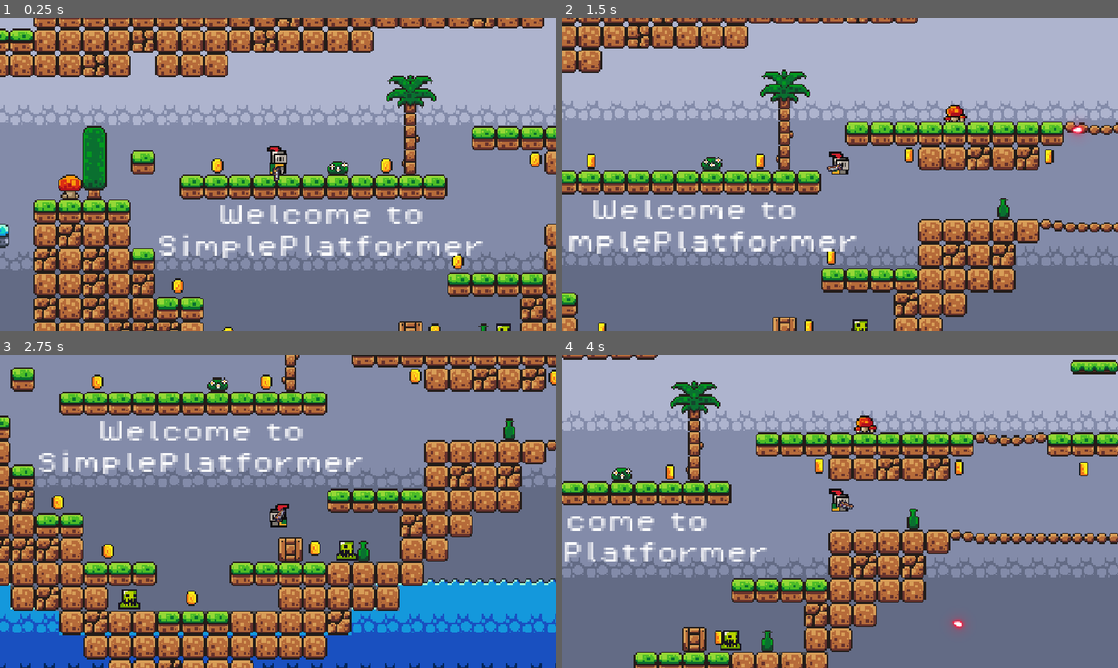
Above: before the commit, frames 1-4 (two rows, left to right).
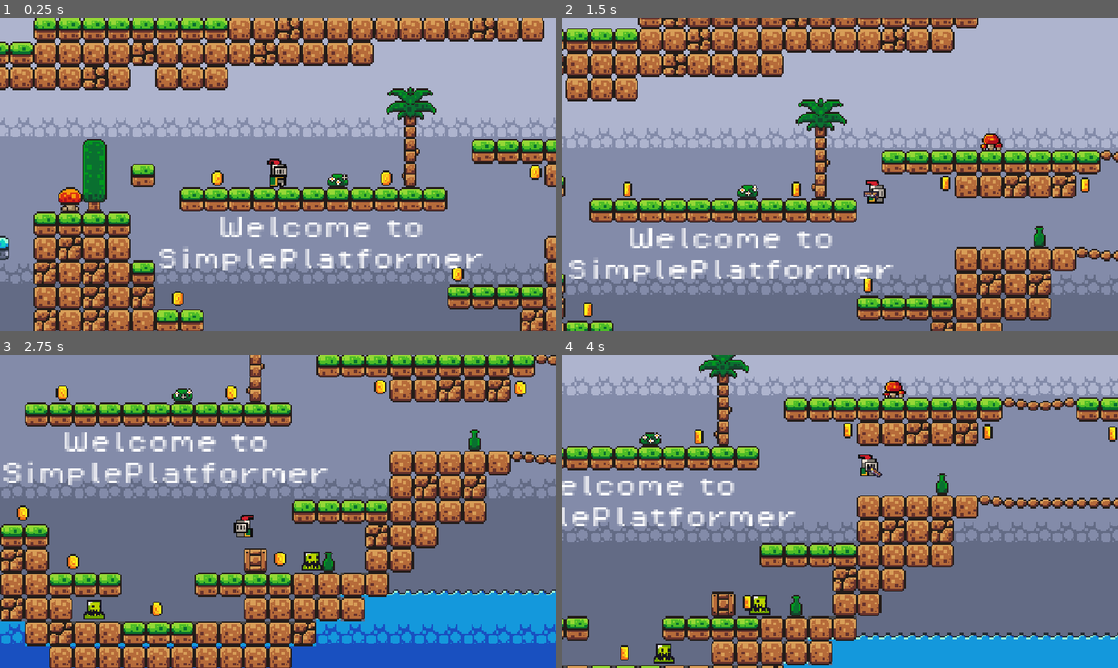
Above: after the commit, the same moments.

Repository: TohidEq/uni-godot-games
Game: Godot game, scene res://scenes/game.tscn
Two runs of this game, one before a commit and one after it. Both use one fixed random seed, a clock stepped at 60 frames per second and the inputs below.
Inputs (mouse positions are in pixels of both pictures, inside the frame that each line leads up to):
- Up to frame 1 (0.25 s): no input
- Up to frame 2 (1.5 s): move the mouse to (962, 158) at 0.52 s; hold D (move_right) from 0.53 s (still down); click (962, 158) at 0.6 s; tap Space (jump) at 0.77 s; tap 1 (select_gun, bound only after the commit) at 0.8, 1.35 s; move the mouse to (728, 190) at 1.27 s
- Up to frame 3 (2.75 s): tap Space (jump) at 1.52 s; tap 3 (select_nothing, bound only after the commit) at 1.55, 2.1 s; move the mouse to (333, 442) at 2.02 s; release D (move_right) at 2.03 s; hold A (move_left) from 2.03 s (still down); tap 2 (select_sword, bound only after the commit) at 2.3 s
- Up to frame 4 (4 s): move the mouse to (812, 574) at 2.77 s; release A (move_left) at 2.78 s; hold D (move_right) from 2.78 s (still down); tap 2 (select_sword, bound only after the commit) at 2.85 s; tap Space (jump) at 3.02, 3.77 s; click (812, 574) at 3.05 s; move the mouse to (1006, 558) at 3.52 s; click (1006, 558) at 3.6 s; tap 1 (select_gun, bound only after the commit) at 3.8 s

The runs differ from the first frame. In frame 1, 43% of the frame differs, in the area x 0-100%, y 0-100%; in frame 2, 54%; in frame 3, 53%; in frame 4, 57%.

Commit message:
Bullet destroy

Diff:
--- a/simple-platformer/project.godot
+++ b/simple-platformer/project.godot
@@ -49,6 +49,21 @@
 "events": [Object(InputEventMouseButton,"resource_local_to_scene":false,"resource_name":"","device":-1,"window_id":0,"a …(253 unchanged characters)…
 ]
 }
+select_gun={
+"deadzone": 0.2,
+"events": [Object(InputEventKey,"resource_local_to_scene":false,"resource_name":"","device":-1,"window_id":0,"alt_pressed":false,"shift_pressed":false,"ctrl_pressed":false,"meta_pressed":false,"pressed":false,"keycode":0,"physical_keycode":49,"key_label":0,"unicode":49,"location":0,"echo":false,"script":null)
+]
+}
+select_sword={
+"deadzone": 0.2,
+"events": [Object(InputEventKey,"resource_local_to_scene":false,"resource_name":"","device":-1,"window_id":0,"alt_pressed":false,"shift_pressed":false,"ctrl_pressed":false,"meta_pressed":false,"pressed":false,"keycode":0,"physical_keycode":50,"key_label":0,"unicode":50,"location":0,"echo":false,"script":null)
+]
+}
+select_nothing={
+"deadzone": 0.2,
+"events": [Object(InputEventKey,"resource_local_to_scene":false,"resource_name":"","device":-1,"window_id":0,"alt_pressed":false,"shift_pressed":false,"ctrl_pressed":false,"meta_pressed":false,"pressed":false,"keycode":0,"physical_keycode":51,"key_label":0,"unicode":51,"location":0,"echo":false,"script":null)
+]
+}
 
 [rendering]
 
--- a/simple-platformer/scenes/bullet.tscn
+++ b/simple-platformer/scenes/bullet.tscn
@@ -1,7 +1,75 @@
-[gd_scene load_steps=3 format=3 uid="uid://rojn4j1oharl"]
+[gd_scene load_steps=8 format=3 uid="uid://rojn4j1oharl"]
 
 [ext_resource type="Texture2D" uid="uid://bubll46ug1jcs" path="res://assets/sprites/bullets/02.png" id="1_mkf8s"]
 [ext_resource type="Script" uid="uid://cqufkqlwc26x0" path="res://scripts/bullet.gd" id="1_y25gk"]
+[ext_resource type="AudioStream" uid="uid://c1p1f8nsfrovk" path="res://assets/sounds/tap.wav" id="3_l5glv"]
+
+[sub_resource type="CircleShape2D" id="CircleShape2D_y25gk"]
+radius = 1.0
+
+[sub_resource type="Animation" id="Animation_eoqba"]
+resource_name = "hitted"
+tracks/0/type = "value"
+tracks/0/imported = false
+tracks/0/enabled = true
+tracks/0/path = NodePath("hitted:playing")
+tracks/0/interp = 1
+tracks/0/loop_wrap = true
+tracks/0/keys = {
+"times": PackedFloat32Array(0),
+"transitions": PackedFloat32Array(1),
+"update": 1,
+"values": [true]
+}
+tracks/1/type = "method"
+tracks/1/imported = false
+tracks/1/enabled = true
+tracks/1/path = NodePath(".")
+tracks/1/interp = 1
+tracks/1/loop_wrap = true
+tracks/1/keys = {
+"times": PackedFloat32Array(0.0333333),
+"transitions": PackedFloat32Array(1),
+"values": [{
+"args": [],
+"method": &"queue_free"
+}]
+}
+tracks/2/type = "method"
+tracks/2/imported = false
+tracks/2/enabled = true
+tracks/2/path = NodePath("Sprite2D")
+tracks/2/interp = 1
+tracks/2/loop_wrap = true
+tracks/2/keys = {
+"times": PackedFloat32Array(0),
+"transitions": PackedFloat32Array(1),
+"values": [{
+"args": [],
+"method": &"queue_free"
+}]
+}
+
+[sub_resource type="Animation" id="Animation_l5glv"]
+length = 0.001
+tracks/0/type = "value"
+tracks/0/imported = false
+tracks/0/enabled = false
+tracks/0/path = NodePath("hitted:playing")
+tracks/0/interp = 1
+tracks/0/loop_wrap = true
+tracks/0/keys = {
+"times": PackedFloat32Array(0),
+"transitions": PackedFloat32Array(1),
+"update": 1,
+"values": [false]
+}
+
+[sub_resource type="AnimationLibrary" id="AnimationLibrary_qncy5"]
+_data = {
+&"RESET": SubResource("Animation_l5glv"),
+&"hitted": SubResource("Animation_eoqba")
+}
 
 [node name="Bullet" type="Node2D"]
 script = ExtResource("1_y25gk")
@@ -13,4 +81,21 @@
 [node name="VisibleOnScreenNotifier2D" type="VisibleOnScreenNotifier2D" parent="."]
 scale = Vector2(2.35, 2.35)
 
+[node name="Area2D" type="Area2D" parent="."]
+collision_layer = 64
+collision_mask = 65
+
+[node name="CollisionShape2D" type="CollisionShape2D" parent="Area2D"]
+position = Vector2(1, 0)
+shape = SubResource("CircleShape2D_y25gk")
+
+[node name="AnimationPlayer" type="AnimationPlayer" parent="."]
+libraries = {
+&"": SubResource("AnimationLibrary_qncy5")
+}
+
+[node name="hitted" type="AudioStreamPlayer2D" parent="."]
+stream = ExtResource("3_l5glv")
+
 [connection signal="screen_exited" from="VisibleOnScreenNotifier2D" to="." method="_on_visible_on_screen_notifier_2d_screen_exited"]
+[connection signal="body_entered" from="Area2D" to="." method="_on_area_2d_body_entered"]
--- a/simple-platformer/scenes/game.tscn
+++ b/simple-platformer/scenes/game.tscn
@@ -1,9 +1,11 @@
-[gd_scene load_steps=15 format=3 uid="uid://c38ymmdsmsuwn"]
+[gd_scene load_steps=17 format=3 uid="uid://c38ymmdsmsuwn"]
 
 [ext_resource type="Script" uid="uid://v62mty40tt2h" path="res://scripts/game_manager.gd" id="1_gee14"]
 [ext_resource type="PackedScene" uid="uid://745vk7ao2lyg" path="res://scenes/player.tscn" id="1_uwrxv"]
 [ext_resource type="Texture2D" uid="uid://0eugcu2d4wax" path="res://assets/sprites/world_tileset.png" id="2_yqjtg"]
 [ext_resource type="PackedScene" uid="uid://ci6c8glqsh4ik" path="res://scenes/platform.tscn" id="3_lnu2h"]
+[ext_resource type="Script" uid="uid://b7bs55tx13mu2" path="res://scripts/camera_2d.gd" id="3_vtaks"]
+[ext_resource type="FontFile" uid="uid://c8e3bh0yptlhm" path="res://assets/fonts/PixelOperator8-Bold.ttf" id="4_0tnpc"]
 [ext_resource type="PackedScene" uid="uid://cpdpqswp534mr" path="res://scenes/coin.tscn" id="4_lbhrr"]
 [ext_resource type="PackedScene" uid="uid://bhoblsy3hkco8" path="res://scenes/killzone.tscn" id="5_iywne"]
 [ext_resource type="PackedScene" uid="uid://b2yk8c5nbh5km" path="res://scenes/slime.tscn" id="6_p57ef"]
@@ -172,7 +174,8 @@
 2:4/0 = 0
 
 [sub_resource type="TileSet" id="TileSet_lbhrr"]
-physics_layer_0/collision_layer = 1
+physics_layer_0/collision_layer = 65
+physics_layer_0/collision_mask = 33
 sources/0 = SubResource("TileSetAtlasSource_lnu2h")
 
 [sub_resource type="Animation" id="Animation_lnu2h"]
@@ -228,12 +231,25 @@
 layer_1/name = "Mid"
 layer_1/tile_data = PackedInt32Array(262142, 0, 0, 262143, 0, 0, 196608, 0, 0, 196609, 0, 0, 196610, 0, 0, 196611, 0, 0 …(10925 unchanged characters)…
 
+[node name="Camera2D" type="Camera2D" parent="."]
+position = Vector2(33, 32)
+zoom = Vector2(3.5, 3.5)
+limit_bottom = 230
+script = ExtResource("3_vtaks")
+
+[node name="CanvasLayer" type="CanvasLayer" parent="Camera2D"]
+
+[node name="ScoreOnly" type="Label" parent="Camera2D/CanvasLayer"]
+offset_left = -149.0
+offset_top = -71.0
+offset_right = -33.0
+offset_bottom = -48.0
+theme_override_fonts/font = ExtResource("4_0tnpc")
+text = "Score: 0"
+metadata/_edit_use_anchors_ = true
+
 [node name="Player" parent="." instance=ExtResource("1_uwrxv")]
 position = Vector2(33, 32)
-
-[node name="Camera2D" type="Camera2D" parent="Player"]
-zoom = Vector2(3.5, 3.5)
-limit_bottom = 230
 
 [node name="Coins" type="Node" parent="."]
 
@@ -352,10 +368,10 @@
 anchor_top = -0.21
 anchor_right = 0.037
 anchor_bottom = -0.21
-offset_left = -135.36
-offset_top = -9.79999
-offset_right = 126.64
-offset_bottom = 13.2
+offset_left = -94.36
+offset_top = -10.8
+offset_right = 167.64
+offset_bottom = 12.2
 theme_override_colors/font_color = Color(0, 0, 0, 1)
 theme_override_fonts/font = ExtResource("7_u5sy4")
 text = "You Collected X Coins"
--- a/simple-platformer/scenes/slime.tscn
+++ b/simple-platformer/scenes/slime.tscn
@@ -43,6 +43,9 @@
 [sub_resource type="RectangleShape2D" id="RectangleShape2D_gstla"]
 size = Vector2(8, 11)
 
+[sub_resource type="RectangleShape2D" id="RectangleShape2D_n6pvg"]
+size = Vector2(14, 12)
+
 [node name="Slime" type="Node2D"]
 script = ExtResource("1_n6pvg")
 
@@ -61,7 +64,18 @@
 [node name="RayCastRight" type="RayCast2D" parent="."]
 position = Vector2(1, -6)
 target_position = Vector2(9, 0)
+collision_mask = 64
 
 [node name="RayCastLeft" type="RayCast2D" parent="."]
 position = Vector2(0, -6)
 target_position = Vector2(-10, 0)
+collision_mask = 64
+
+[node name="hitbox" type="Area2D" parent="."]
+collision_layer = 65
+collision_mask = 65
+
+[node name="CollisionShape2D" type="CollisionShape2D" parent="hitbox"]
+position = Vector2(0, -6)
+shape = SubResource("RectangleShape2D_n6pvg")
+debug_color = Color(0.545318, 0.354647, 0.208559, 0.223529)
--- a/simple-platformer/scripts/bullet.gd
+++ b/simple-platformer/scripts/bullet.gd
@@ -1,6 +1,7 @@
 extends Node2D
 
 const SPEED : int = 300;
+@onready var animation_player: AnimationPlayer = $AnimationPlayer
 
 # Called when the node enters the scene tree for the first time.
 func _ready() -> void:
@@ -14,3 +15,10 @@
 
 func _on_visible_on_screen_notifier_2d_screen_exited() -> void:
 	queue_free();
+
+
+func _on_area_2d_body_entered(body: Node2D) -> void:
+	print("entered:")
+
+	print(body)
+	animation_player.play("hitted")
--- /dev/null
+++ b/simple-platformer/scripts/camera_2d.gd
@@ -0,0 +1,16 @@
+extends Camera2D
+@onready var player: CharacterBody2D = $"../Player"
+
+const follow_speed=5.0
+
+
+# Called when the node enters the scene tree for the first time.
+func _ready() -> void:
+	pass # Replace with function body.
+
+
+# Called every frame. 'delta' is the elapsed time since the previous frame.
+func _process(delta: float) -> void:
+	if player.is_alive:
+		global_position = global_position.lerp(player.global_position, follow_speed * delta)
+	pass
--- a/simple-platformer/scripts/game_manager.gd
+++ b/simple-platformer/scripts/game_manager.gd
@@ -1,5 +1,6 @@
 extends Node
 @onready var score_label: Label = $"../Labels/ScoreLabel"
+@onready var score_only: Label = $"../Camera2D/CanvasLayer/ScoreOnly"
 
 var score = 0;
 
@@ -7,3 +8,4 @@
 	score+=1;
 	print(score);
 	score_label.text="You Collected "+ str(score) + " Coins!"
+	score_only.text="Score: "+str(score)
--- a/simple-platformer/scripts/gun.gd
+++ b/simple-platformer/scripts/gun.gd
@@ -4,6 +4,9 @@
 @onready var marker: Marker2D = $Marker2D
 
 const BULLET = preload("res://scenes/bullet.tscn")
+
+var selected = false;
+
 
 # Called when the node enters the scene tree for the first time.
 func _ready() -> void:
@@ -12,18 +15,27 @@
 
 # Called every frame. 'delta' is the elapsed time since the previous frame.
 func _process(delta: float) -> void:
-	look_at(get_global_mouse_position());
-	# Fix left side looking sprite
-	rotation_degrees = wrap(rotation_degrees,0,360);
-	if rotation_degrees > 90 and rotation_degrees < 270:
-		if scale.y > 0:
-			scale.y *= -1;
+	if Input.is_action_just_pressed("select_gun"):
+		selected=true;
+	if Input.is_action_just_pressed("select_nothing") or Input.is_action_just_pressed("select_sword"):
+		selected=false;
+
+	if selected:
+		sprite_2d.set_visible(true);
+		look_at(get_global_mouse_position());
+		# Fix left side looking sprite
+		rotation_degrees = wrap(rotation_degrees,0,360);
+		if rotation_degrees > 90 and rotation_degrees < 270:
+			if scale.y > 0:
+				scale.y *= -1;
+		else:
+			if scale.y < 0:
+				scale.y *= -1;
+
+		if Input.is_action_just_pressed("fire"):
+			var bullet_instance = BULLET.instantiate();
+			get_tree().root.add_child(bullet_instance);
+			bullet_instance.global_position = marker.global_position;
+			bullet_instance.rotation = rotation;
 	else:
-		if scale.y < 0:
-			scale.y *= -1;
-
-	if Input.is_action_just_pressed("fire"):
-		var bullet_instance = BULLET.instantiate();
-		get_tree().root.add_child(bullet_instance);
-		bullet_instance.global_position = marker.global_position;
-		bullet_instance.rotation = rotation;
+		sprite_2d.set_visible(false);
--- a/simple-platformer/scripts/killzone.gd
+++ b/simple-platformer/scripts/killzone.gd
@@ -3,11 +3,14 @@
 @onready var timer: Timer = $Timer;
 
 
+
 func _on_body_entered(body: Node2D) -> void:
 	if(body.name=="Player"):
-		print("U DIED!!");
+
+		print("U DIED!s!");
 		Engine.time_scale=0.5
 		body.get_node("CollisionShape2D").queue_free()
+		body.is_alive=false;
 		timer.start();
 
 func _on_timer_timeout() -> void:
--- a/simple-platformer/scripts/player.gd
+++ b/simple-platformer/scripts/player.gd
@@ -4,7 +4,7 @@
 
 const SPEED = 130.0
 const JUMP_VELOCITY = -300.0
-
+var is_alive := true;
 
 func _physics_process(delta: float) -> void:
 	# Add the gravity.
--- a/simple-platformer/scripts/slime.gd
+++ b/simple-platformer/scripts/slime.gd
@@ -17,13 +17,13 @@
 
 	if ray_cast_left.is_colliding():
 		var collider = ray_cast_left.get_collider()
-		if collider is TileMap:
-			direction = 1
+		direction = 1
+
 
 	if ray_cast_right.is_colliding():
 		var collider = ray_cast_right.get_collider()
-		if collider is TileMap:
-			direction = -1
+		direction = -1
+
 
 
 	animated_sprite_2d.flip_h = direction == 0
Not shown: 1 places in simple-platformer/scenes/slime.tscn that only renumber resources
Not shown, added: simple-platformer/scripts/camera_2d.gd.uid
